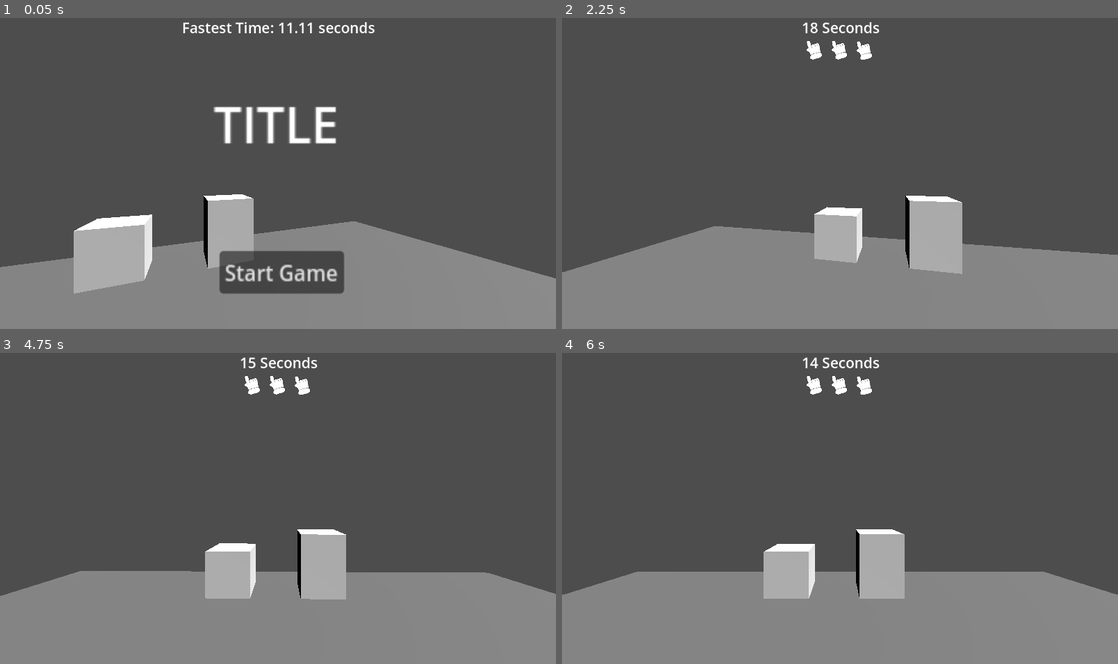
Above: before the commit, frames 1-4 (two rows, left to right).
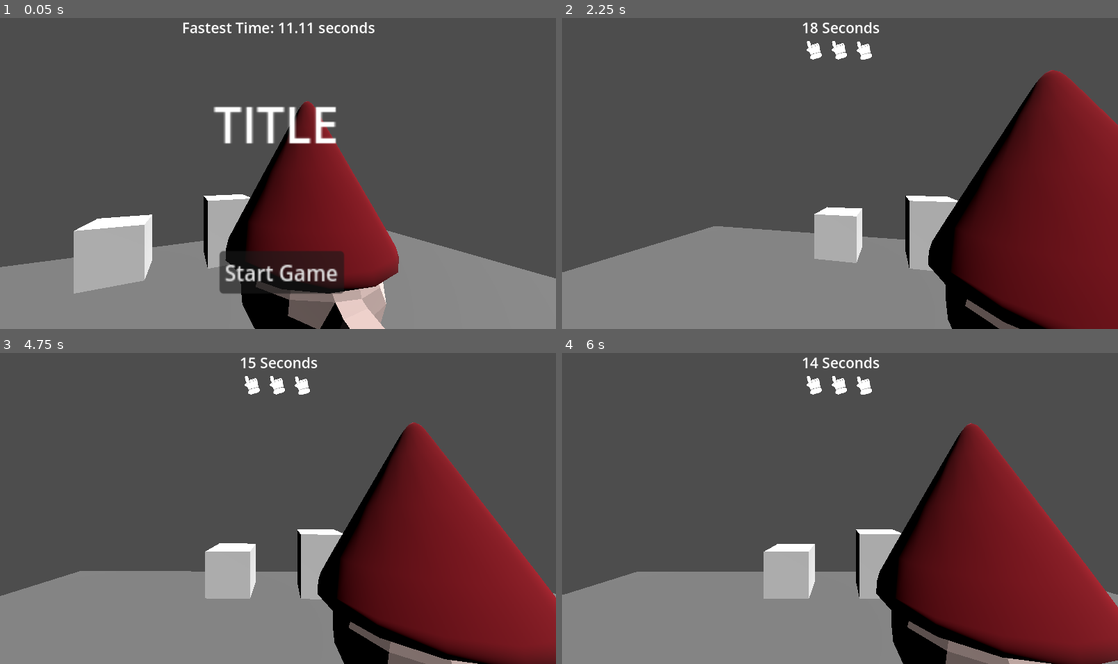
Above: after the commit, the same moments.

Repository: LeslieLlama/20SecJam2024
Game: Godot game, scene res://ShopScene.tscn
The game is run twice, just before and just after one commit, with the same random seed, the same clock (stepped at 60 frames per second) and the same inputs.
Inputs (mouse positions are in pixels of both pictures, inside the frame that each line leads up to):
- Up to frame 1 (0.05 s): no input
- Up to frame 2 (2.25 s): click "Start Game" at 0.5 s; tap Enter at 1.25 s; move the mouse to (962, 157) at 1.27 s; hold Right (move_right) 1.28-2.03 s; click (962, 157) at 1.42 s; tap Space at 2 s; move the mouse to (728, 189) at 2.02 s; hold Left (move_left) from 2.03 s (still down)
- Up to frame 3 (4.75 s): move the mouse to (333, 440) at 2.77 s; release Left (move_left) at 2.78 s; hold Right (move_right) 2.78-4.28 s; tap Enter at 3.5 s; move the mouse to (250, 570) at 3.52 s; click (250, 570) at 3.67 s; tap Space at 4.25 s; move the mouse to (444, 555) at 4.27 s; hold Left (move_left) from 4.28 s (still down)
- Up to frame 4 (6 s): keep holding Left (move_left); move the mouse to (673, 461) at 5.02 s; tap Enter at 5.75 s; move the mouse to (867, 508) at 5.77 s; click (867, 508) at 5.92 s

The runs differ from the first frame. In frame 1, 14% of the frame differs, in the area x 40-72%, y 26-100%; in frame 2, 21%; in frame 3, 22%, in the area x 57-100%, y 22-100%; in frame 4, 22%.

Commit message:
Imported Clock Model &/ Gnome and added into scene -- hopefully that doesnt make merge conflicts
Imported Clock Model &/ Gnome and added into scene -- hopefully that doesnt make merge conflicts

Diff:
--- a/ShopScene.tscn
+++ b/ShopScene.tscn
@@ -1,9 +1,13 @@
-[gd_scene load_steps=8 format=3 uid="uid://cdrhtw8i0jxxp"]
+[gd_scene load_steps=27 format=3 uid="uid://cdrhtw8i0jxxp"]
 
 [ext_resource type="Script" path="res://camera_movement.gd" id="1_j8mr0"]
 [ext_resource type="Script" path="res://shop_scene.gd" id="1_rdwyc"]
 [ext_resource type="PackedScene" uid="uid://bc1obhce5w5rx" path="res://Clock.tscn" id="2_78t57"]
 [ext_resource type="PackedScene" uid="uid://c532eyni0s47u" path="res://HUD.tscn" id="2_i3yuw"]
+[ext_resource type="ArrayMesh" uid="uid://bwehrup5tcha2" path="res://Gnome_Model.obj" id="5_325ea"]
+[ext_resource type="Texture2D" uid="uid://clpe146xh13wn" path="res://GnomeTexture.png" id="6_e8sx6"]
+[ext_resource type="ArrayMesh" uid="uid://d0v48bbcf3k5a" path="res://Clock._Model.obj" id="7_5u7g5"]
+[ext_resource type="Texture2D" uid="uid://dsoxnr31jh27r" path="res://WhiteClockTexture.png" id="8_2r1bs"]
 
 [sub_resource type="PlaneMesh" id="PlaneMesh_d10h0"]
 
@@ -11,6 +15,51 @@
 
 [sub_resource type="BoxMesh" id="BoxMesh_x27t2"]
 material = SubResource("StandardMaterial3D_c81qi")
+
+[sub_resource type="StandardMaterial3D" id="StandardMaterial3D_n61pv"]
+albedo_texture = ExtResource("6_e8sx6")
+
+[sub_resource type="StandardMaterial3D" id="StandardMaterial3D_yovgf"]
+albedo_texture = ExtResource("6_e8sx6")
+
+[sub_resource type="StandardMaterial3D" id="StandardMaterial3D_iayme"]
+albedo_texture = ExtResource("6_e8sx6")
+
+[sub_resource type="StandardMaterial3D" id="StandardMaterial3D_32qgg"]
+albedo_texture = ExtResource("6_e8sx6")
+
+[sub_resource type="StandardMaterial3D" id="StandardMaterial3D_hjjwn"]
+albedo_texture = ExtResource("6_e8sx6")
+
+[sub_resource type="StandardMaterial3D" id="StandardMaterial3D_2h05p"]
+albedo_texture = ExtResource("6_e8sx6")
+
+[sub_resource type="StandardMaterial3D" id="StandardMaterial3D_it3mn"]
+albedo_texture = ExtResource("8_2r1bs")
+
+[sub_resource type="StandardMaterial3D" id="StandardMaterial3D_5auq1"]
+albedo_texture = ExtResource("8_2r1bs")
+
+[sub_resource type="StandardMaterial3D" id="StandardMaterial3D_rxdus"]
+albedo_texture = ExtResource("8_2r1bs")
+
+[sub_resource type="StandardMaterial3D" id="StandardMaterial3D_5dphb"]
+albedo_texture = ExtResource("8_2r1bs")
+
+[sub_resource type="StandardMaterial3D" id="StandardMaterial3D_uwe1p"]
+albedo_texture = ExtResource("8_2r1bs")
+
+[sub_resource type="StandardMaterial3D" id="StandardMaterial3D_nyid1"]
+albedo_texture = ExtResource("8_2r1bs")
+
+[sub_resource type="StandardMaterial3D" id="StandardMaterial3D_f77wg"]
+albedo_texture = ExtResource("8_2r1bs")
+
+[sub_resource type="StandardMaterial3D" id="StandardMaterial3D_px31n"]
+albedo_texture = ExtResource("8_2r1bs")
+
+[sub_resource type="StandardMaterial3D" id="StandardMaterial3D_ie6st"]
+albedo_texture = ExtResource("8_2r1bs")
 
 [node name="Node3D" type="Node3D"]
 script = ExtResource("1_rdwyc")
@@ -53,4 +102,27 @@
 wait_time = 20.0
 one_shot = true
 
+[node name="GnomeModel" type="MeshInstance3D" parent="."]
+transform = Transform3D(1, 0, 0, 0, 1, 0, 0, 0, 1, 2.22126, 0, 1.4224)
+mesh = ExtResource("5_325ea")
+surface_material_override/0 = SubResource("StandardMaterial3D_n61pv")
+surface_material_override/1 = SubResource("StandardMaterial3D_yovgf")
+surface_material_override/2 = SubResource("StandardMaterial3D_iayme")
+surface_material_override/3 = SubResource("StandardMaterial3D_32qgg")
+surface_material_override/4 = SubResource("StandardMaterial3D_hjjwn")
+surface_material_override/5 = SubResource("StandardMaterial3D_2h05p")
+
+[node name="Clock_Model" type="MeshInstance3D" parent="."]
+transform = Transform3D(-0.814561, 0, -0.580078, 0, 1, 0, 0.580078, 0, -0.814561, -1.73236, 0, 3.45205)
+mesh = ExtResource("7_5u7g5")
+surface_material_override/0 = SubResource("StandardMaterial3D_it3mn")
+surface_material_override/1 = SubResource("StandardMaterial3D_5auq1")
+surface_material_override/2 = SubResource("StandardMaterial3D_rxdus")
+surface_material_override/3 = SubResource("StandardMaterial3D_5dphb")
+surface_material_override/4 = SubResource("StandardMaterial3D_uwe1p")
+surface_material_override/5 = SubResource("StandardMaterial3D_nyid1")
+surface_material_override/6 = SubResource("StandardMaterial3D_f77wg")
+surface_material_override/7 = SubResource("StandardMaterial3D_px31n")
+surface_material_override/8 = SubResource("StandardMaterial3D_ie6st")
+
 [connection signal="timeout" from="GameTimer" to="." method="_on_game_timer_timeout"]
Not shown, added: Clock._Model.obj
Not shown, added: Clock._Model.obj.import
Binary file added: GnomeTexture.png
Not shown, added: GnomeTexture.png.import
Not shown, added: Gnome_Model.mtl
Not shown, added: Gnome_Model.obj
Not shown, added: Gnome_Model.obj.import
Binary file added: WhiteClockTexture.png
Not shown, added: WhiteClockTexture.png.import
